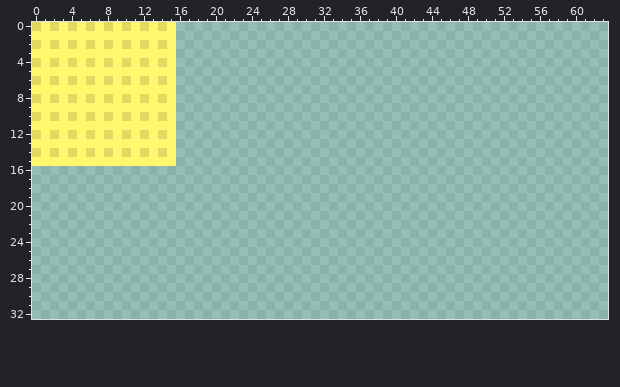
A pixel-art file gets an edit: aseprite/CC_shipSheet_001.ase. The picture above is the old version.
64x64 pixels, 1 frame. Shown: x 0..63, y 0..32.
And afterwards:
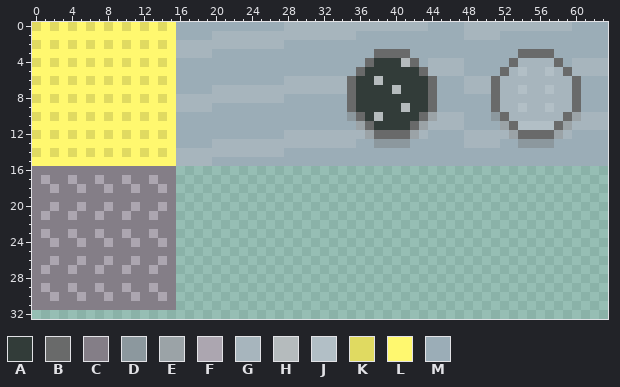
Palette (. is transparent): A #323c39  B #696a6a  C #847e87  D #8c989e  E #9ba3a7  F #aca6b0  G #a7b5bd  H #b5bbbd  J #b2bfc6  K #e0da61  L #fff86f  M #9badb7
The exact change:
Changed rows in their new state; - is an unchanged pixel.
first column x 0:
 0 ----------------MMMMMMMMMMMMGGGGGGGGGGGGGGGGMMMMGGGGGGGGGGGGMMMM
 1 ----------------MMMMGGGGGGGGGGGGGGGGMMMMMMMMMMMMGGGGMMMMMMMMMMMM
 2 ----------------GGGGGGGGGGGGMMMMMMMMMMMMMMMMMMMMMMMMMMMMMMMMMMMM
 3 ----------------GGGGMMMMMMMMMMMMMMMMMMBBBBMMMMMMMMMMMMBBBBMMMMMM
 4 ----------------MMMMMMMMMMMMMMMMMMMMMBAAAHBMGGGGMMMMMBGGGGBMGGGG
 5 ----------------MMMMMMMMMMMMMMMMMMMMBAAAAAABGGGGMMMMBGJGGJGBGGGG
 6 ----------------MMMMMMMMMMMMGGGGGGGBAAHAAAAABMMMGGGBGGGGGGGGBMMM
 7 ----------------MMMMGGGGGGGGGGGGGGGBAAAAHAAABMMMGGGBGGJGGJGGBMMM
 8 ----------------GGGGGGGGGGGGMMMMMMMBAAAAAAAABMMMMMMBGGGGGGGGBMMM
 9 ----------------GGGGMMMMMMMMMMMMMMMBAAAAAHAABMMMMMMBGGJGGJGGBMMM
10 ----------------MMMMMMMMMMMMMMMMMMMDBAHAAAABEGGGMMMDBGGGGGGBEGGG
11 ----------------MMMMMMMMMMMMMMMMMMMMEBAAAABEGGGGMMMMEBJJJJBEGGGG
12 ----------------MMMMMMMMMMMMGGGGGGGGGEBBBBEGMMMMGGGGGEBBBBEGMMMM
13 ----------------MMMMGGGGGGGGGGGGGGGGMMDDDDMMMMMMGGGGMMDDDDMMMMMM
14 ----------------GGGGGGGGGGGGMMMMMMMMMMMMMMMMMMMMMMMMMMMMMMMMMMMM
15 ----------------GGGGMMMMMMMMMMMMMMMMMMMMMMMMMMMMMMMMMMMMMMMMMMMM
16 CCCCCCCCCCCCCCCC------------------------------------------------
17 CFCCFCCFCCFCCFCC------------------------------------------------
18 CCFCCFCCFCCFCCFC------------------------------------------------
19 CCCCCCCCCCCCCCCC------------------------------------------------
20 CCFCCFCCFCCFCCFC------------------------------------------------
21 CFCCFCCFCCFCCFCC------------------------------------------------
22 CCCCCCCCCCCCCCCC------------------------------------------------
23 CFCCFCCFCCFCCFCC------------------------------------------------
24 CCFCCFCCFCCFCCFC------------------------------------------------
25 CCCCCCCCCCCCCCCC------------------------------------------------
26 CCFCCFCCFCCFCCFC------------------------------------------------
27 CFCCFCCFCCFCCFCC------------------------------------------------
28 CCCCCCCCCCCCCCCC------------------------------------------------
29 CFCCFCCFCCFCCFCC------------------------------------------------
30 CCFCCFCCFCCFCCFC------------------------------------------------
31 CCCCCCCCCCCCCCCC------------------------------------------------
